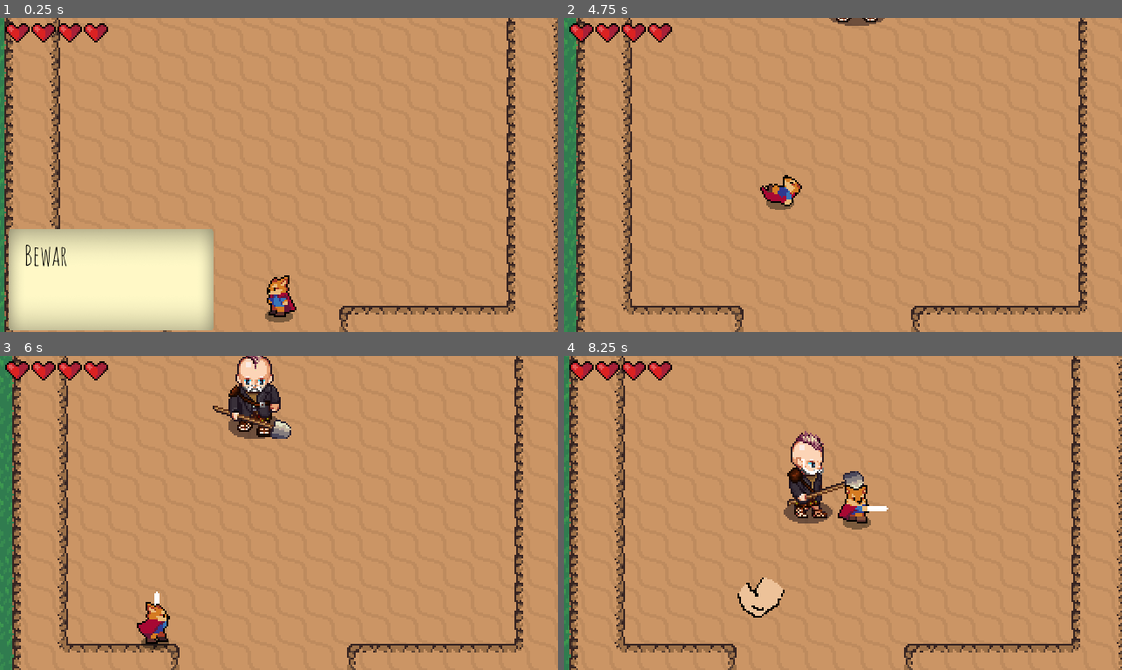
Above: before the commit, frames 1-4 (two rows, left to right).
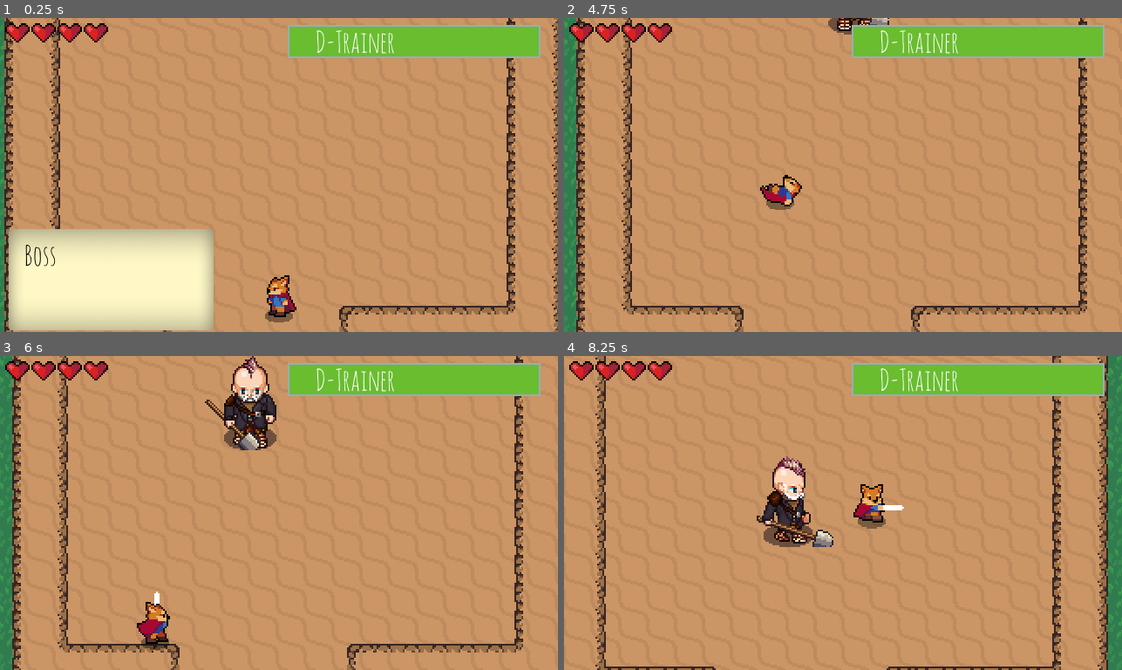
Above: after the commit, the same moments.

Repository: Ciaran-Whyte/8bitBosses
Game: Godot game, scene res://World.tscn
Two runs of this game, one before a commit and one after it. Both use one fixed random seed, a clock stepped at 60 frames per second and the inputs below.
Inputs:
- Up to frame 1 (0.25 s): no input
- Up to frame 2 (4.75 s): tap Enter (ui_accept) at 0.5, 0.77, 1.52, 3.02, 3.77, 4.52 s; hold Right (ui_right) 0.53-1.28 s; tap Z (roll) at 0.6, 1.55, 2.1, 2.85, 3.8, 4.35 s; hold Down (ui_down) 1.28-2.03 s; tap X (attack) at 1.35, 3.6 s; hold Right (ui_right) 2.03-2.78 s; hold Up (ui_up) 2.78-3.53 s; hold Left (ui_left) from 3.53 s (still down)
- Up to frame 3 (6 s): release Left (ui_left) at 5.03 s; hold Down (ui_down) 5.03-5.78 s; tap Z (roll) at 5.1 s; hold Right (ui_right) from 5.78 s (still down); tap X (attack) at 5.85 s
- Up to frame 4 (8.25 s): tap Enter (ui_accept) at 6.02, 6.77, 7.52 s; tap Z (roll) at 6.05, 6.6, 7.35 s; release Right (ui_right) at 6.53 s; hold Up (ui_up) 6.53-7.28 s; hold Right (ui_right) 7.28-8.03 s; hold Down (ui_down) from 8.03 s (still down); tap X (attack) at 8.1 s

The runs differ from the first frame. In frame 1, 5.0% of the frame differs, in the area x 6-97%, y 2-80%; in frame 2, 5.1%; in frame 3, 7.1%; in frame 4, 22%, in the area x 0-100%, y 0-100%.

Commit message:
Adding boss health, hurt ,sounds, stats

Diff:
--- /dev/null
+++ b/Enemies/BossStats.gd
@@ -0,0 +1,25 @@
+extends Node
+
+export(int) var boss_max_health = 10 setget boss_set_max_health
+var boss_health = boss_max_health setget boss_set_health
+
+signal boss_no_health
+signal boss_health_changed(value)
+signal boss_max_health_changed(value)
+
+func boss_set_max_health(value):
+	boss_max_health = value
+	self.boss_health = min(boss_health, boss_max_health)
+	emit_signal("boss_max_health_changed", boss_max_health)
+
+func boss_set_health(value):
+	boss_health = value
+	emit_signal("boss_health_changed", boss_health)
+	if boss_health <= 0:
+		emit_signal("boss_no_health")
+
+func _ready():
+	self.boss_health = boss_max_health
+
+func reset():
+	self.boss_health = boss_max_health
--- a/Enemies/DTrainer.gd
+++ b/Enemies/DTrainer.gd
@@ -1,6 +1,6 @@
 extends KinematicBody2D
 
-var state = MOVE
+var state = IDLE
 var velocity = Vector2.ZERO
 export var MAX_SPEED = 40
 export var ACCELERATION = 500
@@ -9,7 +9,6 @@
 export var FRICTION = 500
 export var MAX_THIA_FIVES = 1
 var CURRENT_THIA_FIVES = 0
-var player_in_detection_zone = false
 
 enum {
 	MOVE,
@@ -19,12 +18,16 @@
 }
 
 const ThaiFive = preload("res://Enemies/thaiFive.tscn")
+const DTrainerHurtSound = preload("res://Player/DTrainerHurtSound.tscn")
 
 onready var animationPlayer = $AnimationPlayer
 onready var animationTree = $AnimationTree
 onready var animationState = animationTree.get("parameters/playback")
 onready var playerDetectionZone = $PlayerDetectionZone
+onready var hurtbox = $HurtBox
+onready var spellCoolDown = $SpellCoolDown
 
+var thai_five_cool_down = true
 
 func _ready():
 	animationTree.active = true
@@ -59,18 +62,24 @@
 		state = SPELL
 
 func spell_state(delta):
-	if player_in_detection_zone:
-		if(global_position.distance_to(playerDetectionZone.player.global_position) > SPELL_RANGE + 10) or Global.level_1_globals['CURRENT_THAI_FIVES'] == Global.level_1_globals['MAX_THAI_FIVES']:
-			state = MOVE
-		else:
-			velocity = velocity.move_toward(Vector2.ZERO * FRICTION, ACCELERATION * delta )
-			animationState.travel("Spell")
+	if time_to_thai_five(playerDetectionZone.player.global_position):
+		velocity = velocity.move_toward(Vector2.ZERO * FRICTION, ACCELERATION * delta )
+		animationState.travel("Spell")
+	else:
+		state = MOVE
+
+func time_to_thai_five(player_pos):
+	var in_spell_range = global_position.distance_to(playerDetectionZone.player.global_position) < SPELL_RANGE
+	var max_active_thai_fives = Global.level_1_globals['CURRENT_THAI_FIVES'] < Global.level_1_globals['MAX_THAI_FIVES']
+	return in_spell_range and max_active_thai_fives and thai_five_cool_down
 
 func thai_five():
 	var thaiFive = ThaiFive.instance()
 	get_parent().add_child(thaiFive)
 	thaiFive.global_position = global_position
 	thaiFive.launch()
+	spellCoolDown.start(3)
+	thai_five_cool_down = false
 	Global.level_1_globals['CURRENT_THAI_FIVES'] += 1
 
 func attack_state(delta):
@@ -84,8 +93,15 @@
 	animationState.travel("Idle")
 
 func _on_PlayerDetectionZone_body_entered(_body):
-	player_in_detection_zone = true
 	state = MOVE
 
-func _on_PlayerDetectionZone_body_exited(_body):
-	player_in_detection_zone = false
+func _on_HurtBox_area_entered(area):
+	BossStats.boss_health-= area.damage
+	hurtbox.start_invincibility(0.6)
+	hurtbox.create_hit_effect()
+	var dTrainerHurtSound = DTrainerHurtSound.instance()
+	if get_tree().current_scene != null:
+		get_tree().current_scene.add_child(dTrainerHurtSound)
+
+func _on_SpellCoolDown_timeout():
+	thai_five_cool_down = true
--- a/Enemies/DTrainer.tscn
+++ b/Enemies/DTrainer.tscn
@@ -1,9 +1,10 @@
-[gd_scene load_steps=53 format=2]
+[gd_scene load_steps=55 format=2]
 
 [ext_resource path="res://Enemies/Daire.png" type="Texture" id=1]
 [ext_resource path="res://Enemies/DTrainer.gd" type="Script" id=2]
 [ext_resource path="res://Enemies/PlayerDetectionZone.tscn" type="PackedScene" id=3]
 [ext_resource path="res://Enemies/thaiFive.wav" type="AudioStream" id=4]
+[ext_resource path="res://Overlap/HurtBox.tscn" type="PackedScene" id=5]
 [ext_resource path="res://WhiteColour.shader" type="Shader" id=9]
 
 [sub_resource type="ShaderMaterial" id=1]
@@ -511,10 +512,12 @@
 [sub_resource type="CircleShape2D" id=47]
 radius = 173.63
 
+[sub_resource type="CapsuleShape2D" id=48]
+height = 20.241
+
 [node name="DTrainer" type="KinematicBody2D"]
 position = Vector2( -8, -10 )
 collision_layer = 16
-collision_mask = 2
 script = ExtResource( 2 )
 
 [node name="Sprite" type="Sprite" parent="."]
@@ -565,7 +568,19 @@
 
 [node name="ThaiFiveAttack" type="AudioStreamPlayer" parent="."]
 stream = ExtResource( 4 )
+
+[node name="HurtBox" parent="." instance=ExtResource( 5 )]
+collision_layer = 8
+
+[node name="CollisionShape2D" parent="HurtBox" index="0"]
+shape = SubResource( 48 )
+
+[node name="SpellCoolDown" type="Timer" parent="."]
 [connection signal="body_entered" from="PlayerDetectionZone" to="." method="_on_PlayerDetectionZone_body_entered"]
 [connection signal="body_exited" from="PlayerDetectionZone" to="." method="_on_PlayerDetectionZone_body_exited"]
+[connection signal="area_entered" from="HurtBox" to="." method="_on_HurtBox_area_entered"]
+[connection signal="timeout" from="SpellCoolDown" to="." method="_on_SpellCoolDown_timeout"]
 
 [editable path="PlayerDetectionZone"]
+
+[editable path="HurtBox"]
--- a/Enemies/thaiFive.gd
+++ b/Enemies/thaiFive.gd
@@ -5,6 +5,7 @@
 
 var velocity  = Vector2.ZERO
 var player = null
+var init_player_pos = null
 
 
 func _ready():
@@ -15,7 +16,9 @@
 
 func _physics_process(delta):
 	if player != null:
-		var target = ( player.global_position - self.global_position ).normalized()
+		if init_player_pos == null:
+			init_player_pos = player.global_position
+		var target = ( init_player_pos - self.global_position ).normalized()
 		velocity = velocity.move_toward(target * MAX_SPEED, ACCELERATION * delta )
 		var hit = move_and_collide(velocity)
 		if hit != null:
--- a/Enemies/thaiFive.tscn
+++ b/Enemies/thaiFive.tscn
@@ -22,6 +22,7 @@
 texture = ExtResource( 1 )
 
 [node name="HurtBox" type="Area2D" parent="."]
+visible = false
 collision_layer = 0
 collision_mask = 4
 script = ExtResource( 3 )
@@ -31,10 +32,12 @@
 shape = SubResource( 1 )
 
 [node name="PlayerDectionZone" type="Area2D" parent="."]
+visible = false
 collision_layer = 0
 collision_mask = 2
 
 [node name="CollisionShape2D" type="CollisionShape2D" parent="PlayerDectionZone"]
+visible = false
 position = Vector2( 0.206085, -7.62939e-06 )
 shape = SubResource( 2 )
 
--- a/Game.gd
+++ b/Game.gd
@@ -15,7 +15,8 @@
 
 func reset():
 	print("reload_current_scene")
-	PlayerStats.set_health(PlayerStats.max_health)
+	PlayerStats.reset()
+	BossStats.reset()
 	level_1_globals['CURRENT_THAI_FIVES'] = 0
 	load_level(1)
 
--- a/Levels/Level1.tscn
+++ b/Levels/Level1.tscn
@@ -1,7 +1,8 @@
-[gd_scene load_steps=60 format=2]
+[gd_scene load_steps=61 format=2]
 
 [ext_resource path="res://Levels/Level1_Dialog.tscn" type="PackedScene" id=1]
 [ext_resource path="res://Enemies/DTrainer.tscn" type="PackedScene" id=2]
+[ext_resource path="res://UI/BossHealthUI.tscn" type="PackedScene" id=3]
 [ext_resource path="res://World/GrassBackground.png" type="Texture" id=6]
 [ext_resource path="res://World/DirtTileset.png" type="Texture" id=7]
 [ext_resource path="res://World/CliffTileset.png" type="Texture" id=8]
@@ -548,6 +549,12 @@
 
 [node name="Dialog" parent="CanvasLayer" instance=ExtResource( 1 )]
 
+[node name="BossHealthUI" parent="CanvasLayer" instance=ExtResource( 3 )]
+margin_left = 157.743
+margin_top = -1.54913
+margin_right = 315.743
+margin_bottom = 27.4509
+
 [node name="ExitBackToLevel0" type="Area2D" parent="."]
 collision_layer = 0
 collision_mask = 2
--- /dev/null
+++ b/Player/BossStats.tscn
@@ -0,0 +1,7 @@
+[gd_scene load_steps=3 format=2]
+
+[ext_resource path="res://Stats.tscn" type="PackedScene" id=1]
+[ext_resource path="res://Enemies/BossStats.gd" type="Script" id=2]
+
+[node name="BossStats" instance=ExtResource( 1 )]
+script = ExtResource( 2 )
--- /dev/null
+++ b/Player/DTrainerHurtSound.tscn
@@ -0,0 +1,10 @@
+[gd_scene load_steps=3 format=2]
+
+[ext_resource path="res://Enemies/DTrainerHurtSound.wav" type="AudioStream" id=1]
+[ext_resource path="res://Player/PlayerHurtSound.gd" type="Script" id=2]
+
+[node name="DTainerHurtSound" type="AudioStreamPlayer"]
+stream = ExtResource( 1 )
+autoplay = true
+script = ExtResource( 2 )
+[connection signal="finished" from="." to="." method="_on_DTainerHurtSound_finished"]
--- a/Player/Player.gd
+++ b/Player/Player.gd
@@ -66,7 +66,7 @@
 		state = ROLL
 
 func roll_state():
-	hurtbox.start_invincibility(0.3)
+	hurtbox.start_invincibility(0.5)
 	velocity = roll_vector * ROLL_SPEED
 	animationState.travel("Roll")
 	move()
--- a/Player/PlayerStats.tscn
+++ b/Player/PlayerStats.tscn
@@ -2,5 +2,5 @@
 
 [ext_resource path="res://Stats.tscn" type="PackedScene" id=1]
 
-[node name="PlayerStats" instance=ExtResource( 1 )]
+[node name="BossStats" instance=ExtResource( 1 )]
 max_health = 4
--- a/Stats.gd
+++ b/Stats.gd
@@ -20,3 +20,6 @@
 
 func _ready():
 	self.health = max_health
+
+func reset():
+	self.health = max_health
--- /dev/null
+++ b/UI/BossHealthUI.gd
@@ -0,0 +1,26 @@
+extends Control
+
+var boss_hearts = 10 setget boss_set_hearts
+var boss_max_hearts = 10 setget boss_set_max_hearts
+
+onready var heartUIFull = $HeartUIFull
+onready var heartUIEmpty = $HeartUIEmpty
+
+func boss_set_hearts(value):
+	boss_hearts= clamp(value, 0, boss_max_hearts)
+	if heartUIFull != null:
+		heartUIFull.rect_size.x = boss_hearts * 16
+
+func boss_set_max_hearts(value):
+	boss_max_hearts= max(value, 1)
+	self.boss_hearts= min(boss_hearts, boss_max_hearts)
+	if heartUIEmpty != null:
+		heartUIEmpty.rect_size.x = boss_max_hearts * 16
+
+func _ready():
+	self.boss_max_hearts = BossStats.boss_max_health
+	self.boss_hearts = BossStats.boss_health
+# warning-ignore:return_value_discarded
+	BossStats.connect("boss_health_changed", self, "boss_set_hearts")
+# warning-ignore:return_value_discarded
+	BossStats.connect("boss_max_health_changed", self, "boss_set_max_hearts")
--- /dev/null
+++ b/UI/BossHealthUI.tscn
@@ -0,0 +1,51 @@
+[gd_scene load_steps=6 format=2]
+
+[ext_resource path="res://Fonts/AmaticSC-Regular.ttf" type="DynamicFontData" id=1]
+[ext_resource path="res://Enemies/DaireFullHealth.png" type="Texture" id=2]
+[ext_resource path="res://Enemies/DaireEmptyHealth.png" type="Texture" id=3]
+[ext_resource path="res://UI/BossHealthUI.gd" type="Script" id=4]
+
+[sub_resource type="DynamicFont" id=1]
+size = 17
+font_data = ExtResource( 1 )
+
+[node name="BossHealthUI" type="Control"]
+margin_top = 0.398308
+margin_right = 158.0
+margin_bottom = 29.3983
+script = ExtResource( 4 )
+__meta__ = {
+"_edit_group_": true,
+"_edit_use_anchors_": false
+}
+
+[node name="HeartUIEmpty" type="TextureRect" parent="."]
+margin_right = 59.0
+margin_bottom = 12.0
+texture = ExtResource( 3 )
+stretch_mode = 2
+__meta__ = {
+"_edit_use_anchors_": false
+}
+
+[node name="HeartUIFull" type="TextureRect" parent="."]
+margin_right = 154.0
+margin_bottom = 31.0
+texture = ExtResource( 2 )
+expand = true
+stretch_mode = 2
+__meta__ = {
+"_edit_use_anchors_": false
+}
+
+[node name="RichTextLabel" type="RichTextLabel" parent="."]
+margin_left = 23.0
+margin_top = 4.0
+margin_right = 146.0
+margin_bottom = 24.0
+custom_fonts/normal_font = SubResource( 1 )
+text = "D-Trainer"
+scroll_active = false
+__meta__ = {
+"_edit_use_anchors_": false
+}
--- a/dialog.gd
+++ b/dialog.gd
@@ -5,7 +5,7 @@
 # Variables
 var dialogs = {
 	"0" : [ "Welcome to boss fights", "'X' - ATTACKS", "'Z' - EVADES", "Good luck, you're  going to need it"],
-	"1" : [ "Beware D Trainer"]
+	"1" : [ "Boss Fight"]
 }
 var page = 0
 
--- a/project.godot
+++ b/project.godot
@@ -21,8 +21,9 @@
 
 [autoload]
 
+Global="*res://World.tscn"
 PlayerStats="*res://Player/PlayerStats.tscn"
-Global="*res://World.tscn"
+BossStats="*res://Player/BossStats.tscn"
 
 [display]
 
Not shown, added: Enemies/DTrainerHurtSound.wav.import
Binary file added: Enemies/DaireEmptyHealth.png
Not shown, added: Enemies/DaireEmptyHealth.png.import
Binary file added: Enemies/DaireFullHealth.png
Not shown, added: Enemies/DaireFullHealth.png.import
Not shown, added: Enemies/DTrainerHurtSound.wav
